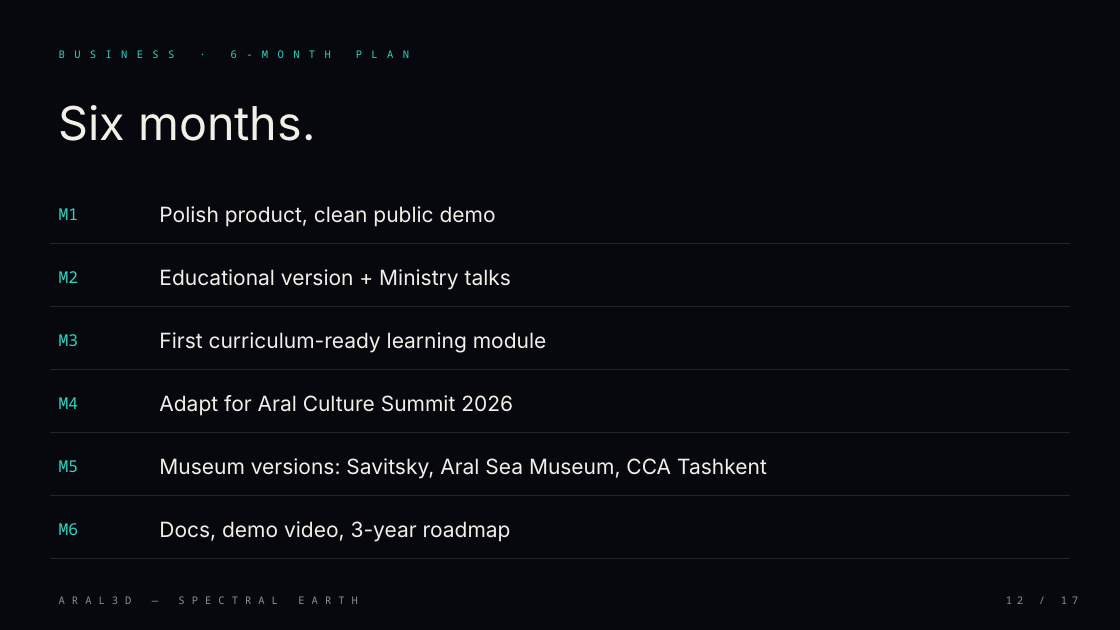
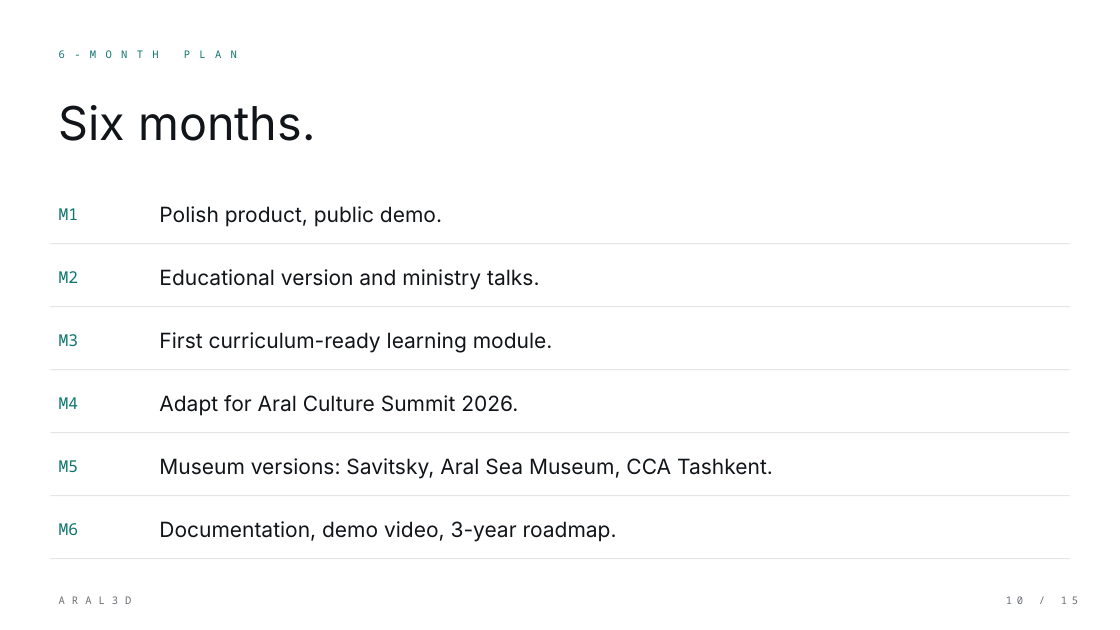
Before and after one commit to timateus/aral3d, a slide deck: slide 10 of public/aral3d-presentation.pptx (slide 12 before the commit). Drawn at 1120x630 pixels with LibreOffice and Linux fonts; fonts in the diff are those of the drawing. Boxes give left, top, right and bottom in pixels: in the first picture for what was removed or moved away, otherwise in the second. Text is boxed around its words. In the diff, an @@ line names an element or a change of style, - is before the commit and + after.

```diff
--- a/public/aral3d-presentation.pptx
+++ b/public/aral3d-presentation.pptx
@@ background #06080E to #FFFFFF @@
@@ text at [59,50,65,58]: text changed; text colour #2DD4BF to #0F766E @@
-BUSINESS · 6-MONTH PLAN
+6-MONTH PLAN
@@ text "Six months." at [59,105,315,141]: text colour #F2EFE6 to #111418 @@
@@ text at [159,206,442,227]: text changed; text colour #F2EFE6 to #111418 @@
-Polish product, clean public demo
+Polish product, public demo.
@@ line (50, 244) - (1070, 244): stroke #F2EFE6 0.5 pt to #E5E5E2 0.75 pt @@
@@ text at [159,269,539,290]: text changed; text colour #F2EFE6 to #111418 @@
-Educational version + Ministry talks
+Educational version and ministry talks.
@@ line (50, 307) - (1070, 307): stroke #F2EFE6 0.5 pt to #E5E5E2 0.75 pt @@
@@ text at [159,332,553,353]: text changed; text colour #F2EFE6 to #111418 @@
-First curriculum-ready learning module
+First curriculum-ready learning module.
@@ line (50, 370) - (1070, 370): stroke #F2EFE6 0.5 pt to #E5E5E2 0.75 pt @@
@@ text at [159,395,518,416]: text changed; text colour #F2EFE6 to #111418 @@
-Adapt for Aral Culture Summit 2026
+Adapt for Aral Culture Summit 2026.
@@ line (50, 433) - (1070, 433): stroke #F2EFE6 0.5 pt to #E5E5E2 0.75 pt @@
@@ text at [159,458,773,479]: text changed; text colour #F2EFE6 to #111418 @@
-Museum versions: Savitsky, Aral Sea Museum, CCA Tashkent
+Museum versions: Savitsky, Aral Sea Museum, CCA Tashkent.
@@ text colour #2DD4BF to #0F766E in 6 elements at [59,208,79,220], [59,271,79,283], [59,334,79,346], [59,397,79,409], [59,460,79,472], [59,523,79,535] @@
@@ line (50, 496) - (1070, 496): stroke #F2EFE6 0.5 pt to #E5E5E2 0.75 pt @@
@@ text at [159,521,617,542]: text changed; text colour #F2EFE6 to #111418 @@
-Docs, demo video, 3-year roadmap
+Documentation, demo video, 3-year roadmap.
@@ line (50, 559) - (1070, 559): stroke #F2EFE6 0.5 pt to #E5E5E2 0.75 pt @@
@@ text at [50,588,555,613]: text changed; text colour #8A8E96 to #6B7077 @@
-ARAL3D — SPECTRAL EARTH
+ARAL3D
@@ text at [986,588,1086,613]: text changed; text colour #8A8E96 to #6B7077 @@
-12 / 17
+10 / 15
```
Also in this commit, not shown: 8 other slides changed, 6 slides added, 8 slides removed, 2 other files.
